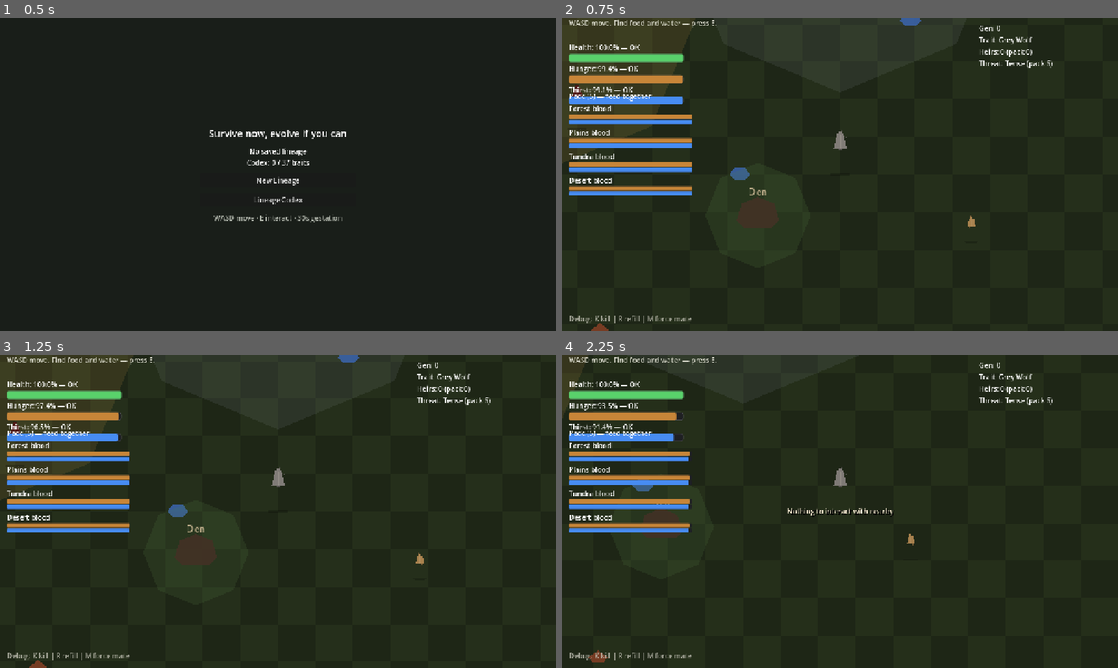
Above: before the commit, frames 1-4 (two rows, left to right).
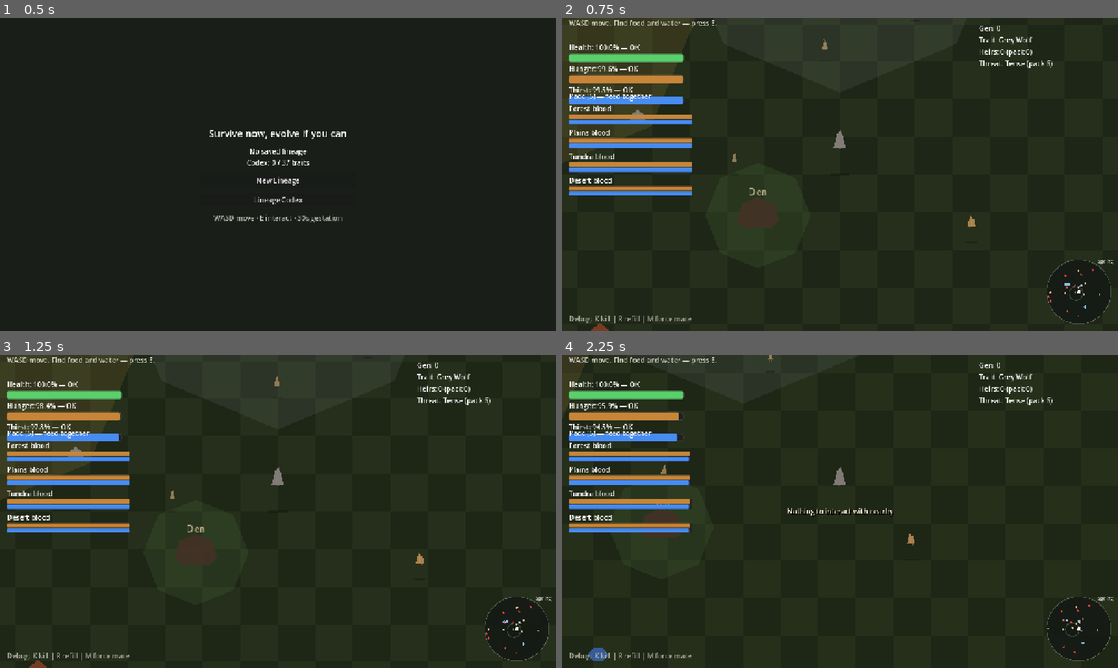
Above: after the commit, the same moments.

Repository: pettersonoaa/survive-evolve
Game: Godot game, scene res://scenes/ui/main_menu.tscn
The game is run twice, just before and just after one commit, with the same random seed, the same clock (stepped at 60 frames per second) and the same inputs.
Inputs:
- Up to frame 1 (0.5 s): no input
- Up to frame 2 (0.75 s): click "New Lineage" at 0.5 s
- Up to frame 3 (1.25 s): no input
- Up to frame 4 (2.25 s): tap E (interact) at 1.25, 2.1 s; hold D (move_right) 1.28-2.03 s; hold E (interact) 1.28-2.03 s; hold S (move_down) from 2.03 s (still down)

Frame 1 is identical in both runs. In frame 2, 0.5% of the frame differs, in the area x 1-100%, y 0-98%; in frame 3, 0.5%; in frame 4, 0.5%.

Commit message:
Add Phase 4b polish: balance, art sheet, minimap, and world systems (STEP-39-42).
Tune survival constants, generate wolf sprite sheet, add minimap with pup badges, and ship hare prey plus season and territory managers.

Co-authored-by: Cursor <cursoragent@cursor.com>

Diff:
--- /dev/null
+++ b/scenes/creatures/hare_prey.tscn
@@ -0,0 +1,8 @@
+[gd_scene load_steps=3 format=3 uid="uid://hare_prey_scene"]
+
+[ext_resource type="PackedScene" uid="uid://prey_animal_scene" path="res://scenes/creatures/prey_animal.tscn" id="1_prey"]
+[ext_resource type="Script" path="res://scripts/creatures/prey_animal.gd" id="2_script"]
+
+[node name="HarePrey" instance=ExtResource("1_prey")]
+script = ExtResource("2_script")
+prey_kind = 1
--- /dev/null
+++ b/scenes/ui/minimap.tscn
@@ -0,0 +1,30 @@
+[gd_scene load_steps=2 format=3 uid="uid://minimap_hud"]
+
+[ext_resource type="Script" path="res://scripts/ui/minimap.gd" id="1_script"]
+
+[node name="Minimap" type="Control"]
+custom_minimum_size = Vector2(156, 156)
+layout_mode = 3
+anchors_preset = 3
+anchor_left = 1.0
+anchor_top = 1.0
+anchor_right = 1.0
+anchor_bottom = 1.0
+offset_left = -168.0
+offset_top = -168.0
+offset_right = -12.0
+offset_bottom = -12.0
+grow_horizontal = 0
+grow_vertical = 0
+script = ExtResource("1_script")
+
+[node name="Panel" type="VBoxContainer" parent="."]
+layout_mode = 0
+offset_right = 156.0
+offset_bottom = 156.0
+
+[node name="SeasonLabel" type="Label" parent="Panel"]
+layout_mode = 2
+theme_override_font_sizes/font_size = 11
+text = "Spring"
+horizontal_alignment = 2
--- a/scenes/world.tscn
+++ b/scenes/world.tscn
@@ -12,6 +12,7 @@
 [ext_resource type="PackedScene" uid="uid://water_source" path="res://scenes/resources/water_source.tscn" id="9_water"]
 [ext_resource type="PackedScene" uid="uid://food_carcass" path="res://scenes/resources/food_carcass.tscn" id="10_food"]
 [ext_resource type="PackedScene" uid="uid://prey_animal_scene" path="res://scenes/creatures/prey_animal.tscn" id="22_prey"]
+[ext_resource type="PackedScene" uid="uid://hare_prey_scene" path="res://scenes/creatures/hare_prey.tscn" id="30_hare"]
 [ext_resource type="PackedScene" uid="uid://wolf_den" path="res://scenes/resources/wolf_den.tscn" id="23_den"]
 [ext_resource type="PackedScene" uid="uid://biome_zone" path="res://scenes/world/biome_zone.tscn" id="24_biome"]
 [ext_resource type="PackedScene" uid="uid://needs_hud" path="res://scenes/ui/needs_hud.tscn" id="11_needs"]
@@ -29,6 +30,9 @@
 [ext_resource type="PackedScene" uid="uid://toast_layer" path="res://scenes/ui/toast_layer.tscn" id="18_toast"]
 [ext_resource type="PackedScene" uid="uid://interact_hint" path="res://scenes/ui/interact_hint.tscn" id="19_interact"]
 [ext_resource type="PackedScene" uid="uid://onboarding_hint" path="res://scenes/ui/onboarding_hint.tscn" id="20_onboard"]
+[ext_resource type="Script" path="res://scripts/systems/season_manager.gd" id="31_season"]
+[ext_resource type="Script" path="res://scripts/systems/territory_manager.gd" id="32_territory"]
+[ext_resource type="PackedScene" uid="uid://minimap_hud" path="res://scenes/ui/minimap.tscn" id="33_minimap"]
 
 [node name="World" type="Node2D"]
 script = ExtResource("1_world")
@@ -109,6 +113,15 @@
 [node name="DeerD" parent="WorldContent/YSort" instance=ExtResource("22_prey")]
 position = Vector2(380, -120)
 
+[node name="HareA" parent="WorldContent/YSort" instance=ExtResource("30_hare")]
+position = Vector2(60, 40)
+
+[node name="HareB" parent="WorldContent/YSort" instance=ExtResource("30_hare")]
+position = Vector2(-240, -60)
+
+[node name="HareC" parent="WorldContent/YSort" instance=ExtResource("30_hare")]
+position = Vector2(440, 80)
+
 [node name="WaterA" parent="WorldContent/YSort" instance=ExtResource("9_water")]
 position = Vector2(120, -120)
 
@@ -201,6 +214,12 @@
 [node name="PackNeedsManager" type="Node" parent="."]
 script = ExtResource("28_pack_needs")
 
+[node name="SeasonManager" type="Node" parent="."]
+script = ExtResource("31_season")
+
+[node name="TerritoryManager" type="Node" parent="."]
+script = ExtResource("32_territory")
+
 [node name="UI" type="CanvasLayer" parent="."]
 
 [node name="OnboardingHint" parent="UI" instance=ExtResource("20_onboard")]
@@ -213,6 +232,8 @@
 
 [node name="LineageHUD" parent="UI" instance=ExtResource("12_lineage")]
 
+[node name="Minimap" parent="UI" instance=ExtResource("33_minimap")]
+
 [node name="GameOverScreen" parent="UI" instance=ExtResource("13_over")]
 
 [node name="HeirPicker" parent="UI" instance=ExtResource("14_heir")]
--- a/scripts/art/prey_sprite_factory.gd
+++ b/scripts/art/prey_sprite_factory.gd
@@ -36,6 +36,35 @@
 	return tex
 
 
+static func create_hare(body_color: Color, body_size: Vector2) -> ImageTexture:
+	var w := maxi(int(body_size.x), 8)
+	var h := maxi(int(body_size.y), 10)
+	var img := Image.create(w, h, false, Image.FORMAT_RGBA8)
+	img.fill(Color(0, 0, 0, 0))
+
+	var dark := body_color.darkened(0.28)
+	var light := body_color.lightened(0.1)
+	var cx := w / 2
+
+	for ear_x in [cx - 2, cx + 1]:
+		_paint(img, ear_x, 0, dark)
+		_paint(img, ear_x, 1, body_color)
+
+	for y in range(2, h - 2):
+		var half := int(lerpf(1.0, float(w) * 0.38, float(y) / float(h)))
+		for x in range(cx - half, cx + half + 1):
+			_paint(img, x, y, light if x == cx else body_color)
+
+	for leg_x in [cx - 2, cx + 2]:
+		_paint(img, leg_x, h - 2, dark)
+		_paint(img, leg_x, h - 1, dark)
+
+	_paint(img, cx + 2, 3, Color(1, 1, 1, 0.9))
+
+	var tex := ImageTexture.create_from_image(img)
+	return tex
+
+
 static func _paint(img: Image, x: int, y: int, color: Color) -> void:
 	if x < 0 or y < 0 or x >= img.get_width() or y >= img.get_height():
 		return
--- a/scripts/autoload/event_bus.gd
+++ b/scripts/autoload/event_bus.gd
@@ -15,4 +15,5 @@
 signal resource_depleted(node: Node)
 signal pack_assist_requested(attacker: Node, target: Node)
 signal heir_lifecycle_changed(heir: Node, stage: String)
+signal season_changed(season: String)
 signal ui_toast(message: String, seconds: float)
--- a/scripts/autoload/game_state.gd
+++ b/scripts/autoload/game_state.gd
@@ -7,6 +7,7 @@
 var pending_succession_after_gestation: bool = false
 var modal_ui_open: bool = false
 var run_seed: int = 0
+var current_season: String = "spring"
 
 
 var gestation_active: bool:
@@ -63,6 +64,7 @@
 	pending_succession_after_gestation = false
 	modal_ui_open = false
 	run_seed = 0
+	current_season = "spring"
 
 
 func register_heir(wolf: Node2D) -> void:
--- a/scripts/components/needs_component.gd
+++ b/scripts/components/needs_component.gd
@@ -45,6 +45,16 @@
 				decay_scale *= GameConstants.HEIR_INDEPENDENT_NEEDS_DECAY_MULT
 			elif son.life_stage == SonWolf.LifeStage.ROGUE:
 				decay_scale *= 0.75
+
+	var tree := wolf.get_tree() if wolf != null else null
+	if tree != null:
+		var season_mgr := tree.get_first_node_in_group("season_manager")
+		if season_mgr != null and season_mgr.has_method("get_needs_mult"):
+			decay_scale *= season_mgr.get_needs_mult()
+		var territory := tree.get_first_node_in_group("territory_manager")
+		if territory != null and territory.has_method("is_in_territory") and wolf is Node2D:
+			if territory.is_in_territory((wolf as Node2D).global_position):
+				decay_scale *= GameConstants.TERRITORY_NEEDS_MULT
 
 	hunger = maxf(hunger - hunger_decay_per_sec * metabolism * hunger_mult * decay_scale * delta, 0.0)
 	thirst = maxf(thirst - thirst_decay_per_sec * metabolism * thirst_mult * decay_scale * delta, 0.0)
--- a/scripts/creatures/predator_wolf.gd
+++ b/scripts/creatures/predator_wolf.gd
@@ -36,7 +36,12 @@
 	var dist := offset.length()
 	if dist < GameConstants.PREDATOR_AGGRO_RANGE and dist > 28.0:
 		_last_move_dir = offset.normalized()
-		global_position += offset.normalized() * stats.move_speed * chase_speed_mult * delta
+		var speed_mult := chase_speed_mult
+		var territory := get_tree().get_first_node_in_group("territory_manager")
+		if territory != null and territory.has_method("is_in_territory"):
+			if territory.is_in_territory(global_position):
+				speed_mult *= GameConstants.TERRITORY_PREDATOR_SPEED_MULT
+		global_position += offset.normalized() * stats.move_speed * speed_mult * delta
 	elif dist <= 28.0 and _cooldown <= 0.0:
 		_last_move_dir = Vector2.ZERO
 		target.take_damage(contact_damage, "predator")
--- a/scripts/creatures/prey_animal.gd
+++ b/scripts/creatures/prey_animal.gd
@@ -1,9 +1,12 @@
 extends Entity25D
 class_name PreyAnimal
+
+enum PreyKind { DEER, HARE }
 
 const _PreySprites = preload("res://scripts/art/prey_sprite_factory.gd")
 const _CarcassScene = preload("res://scenes/resources/food_carcass.tscn")
 
+@export var prey_kind: PreyKind = PreyKind.DEER
 @export var max_health: float = 30.0
 @export var food_yield: float = 40.0
 @export var wander_speed: float = 36.0
@@ -16,8 +19,7 @@
 
 
 func _ready() -> void:
-	body_color = Color(0.72, 0.58, 0.38)
-	body_size = Vector2(18.0, 24.0)
+	_apply_kind_defaults()
 	use_walk_animations = false
 	health = max_health
 	add_to_group("prey_animal")
@@ -25,8 +27,30 @@
 	_wander_timer = randf_range(1.5, 3.0)
 
 
+func _apply_kind_defaults() -> void:
+	match prey_kind:
+		PreyKind.HARE:
+			body_color = Color(0.62, 0.55, 0.42)
+			body_size = Vector2(14.0, 18.0)
+			max_health = 18.0
+			food_yield = 22.0
+			wander_speed = 48.0
+			flee_speed = 130.0
+		_:
+			body_color = Color(0.72, 0.58, 0.38)
+			body_size = Vector2(18.0, 24.0)
+			max_health = 30.0
+			food_yield = 40.0
+			wander_speed = 36.0
+			flee_speed = 105.0
+
+
 func _apply_body_sprite() -> void:
-	var tex := _PreySprites.create(body_color, body_size)
+	var tex: Texture2D
+	if prey_kind == PreyKind.HARE:
+		tex = _PreySprites.create_hare(body_color, body_size)
+	else:
+		tex = _PreySprites.create(body_color, body_size)
 	var frames := SpriteFrames.new()
 	frames.add_animation(&"idle")
 	frames.add_frame(&"idle", tex)
@@ -58,9 +82,13 @@
 	global_position += _wander_dir * wander_speed * delta
 
 
+func _flee_range() -> float:
+	return GameConstants.HARE_FLEE_RANGE if prey_kind == PreyKind.HARE else GameConstants.PREY_FLEE_RANGE
+
+
 func _nearest_threat() -> Node2D:
 	var best: Node2D = null
-	var best_dist := GameConstants.PREY_FLEE_RANGE
+	var best_dist := _flee_range()
 	if GameState.player_wolf != null and is_instance_valid(GameState.player_wolf):
 		var player := GameState.player_wolf
 		if not player.get("is_dead"):
@@ -101,7 +129,8 @@
 	set_process(false)
 	modulate = Color(0.5, 0.5, 0.5, 0.4)
 	_spawn_carcass()
-	EventBus.ui_toast.emit("Prey down — press E to feed", 2.0)
+	var label := "Hare" if prey_kind == PreyKind.HARE else "Prey"
+	EventBus.ui_toast.emit("%s down — press E to feed" % label, 2.0)
 	queue_free()
 
 
--- a/scripts/creatures/son_wolf.gd
+++ b/scripts/creatures/son_wolf.gd
@@ -15,6 +15,7 @@
 var _wander_timer := 0.0
 var _rogue_attack_cooldown := 0.0
 var _independent_age_seconds := 0.0
+var _stage_badge: Label = null
 
 
 func _ready() -> void:
@@ -28,6 +29,12 @@
 	add_to_group("pack_member")
 	_wander_timer = randf_range(2.0, 4.0)
 	EventBus.pack_assist_requested.connect(_on_pack_assist_requested)
+	_stage_badge = Label.new()
+	_stage_badge.add_theme_font_size_override("font_size", 9)
+	_stage_badge.horizontal_alignment = HORIZONTAL_ALIGNMENT_CENTER
+	_stage_badge.mouse_filter = Control.MOUSE_FILTER_IGNORE
+	_visual.add_child(_stage_badge)
+	_update_stage_badge()
 
 
 func setup_from_birth(birth_stats: WolfStats, node_id: String, partner_genes: WolfGenes) -> void:
@@ -89,6 +96,7 @@
 	super._process(delta)
 	if life_stage == LifeStage.PUP:
 		_apply_growth_visual()
+	_update_stage_badge()
 
 
 func _check_lifecycle_transitions() -> void:
@@ -135,6 +143,25 @@
 			add_to_group("rogue_heir")
 	if emit_signal:
 		EventBus.heir_lifecycle_changed.emit(self, get_life_stage_label())
+	_update_stage_badge()
+
+
+func _update_stage_badge() -> void:
+	if _stage_badge == null:
+		return
+	match life_stage:
+		LifeStage.PUP:
+			_stage_badge.text = "Pup"
+			_stage_badge.modulate = Color(0.78, 0.9, 0.55)
+		LifeStage.INDEPENDENT:
+			_stage_badge.text = "Young"
+			_stage_badge.modulate = Color(0.75, 0.78, 0.88)
+		LifeStage.ROGUE:
+			_stage_badge.text = "Rogue"
+			_stage_badge.modulate = Color(0.95, 0.4, 0.35)
+		_:
+			_stage_badge.text = ""
+	_stage_badge.position = Vector2(-body_size.x * 0.35, -body_size.y - 14.0)
 
 
 func _apply_growth_visual() -> void:
--- a/scripts/game_constants.gd
+++ b/scripts/game_constants.gd
@@ -8,33 +8,40 @@
 const PARTNER_GESTATION_STOP_RANGE := 44.0
 const PARTNER_GESTATION_FOLLOW_SPEED := 78.0
 const PARTNER_OFFSPRING_RANGE := 72.0
-const PACK_SIZE_DECAY_SCALE := 0.12
+const PACK_SIZE_DECAY_SCALE := 0.09
 const PACK_FEED_SHARE := 1.0
 const PARTNER_NEEDS_DECAY_MULT := 0.85
 const PREDATOR_PER_PACK_MEMBER := 1
 const PREDATOR_AGGRO_RANGE := 200.0
-const PREDATOR_BASE_COUNT := 6
-const PREDATOR_MAX_COUNT := 10
+const PREDATOR_BASE_COUNT := 5
+const PREDATOR_MAX_COUNT := 12
 const PREY_FLEE_RANGE := 150.0
+const HARE_FLEE_RANGE := 180.0
 const GESTATION_SECONDS := 30.0
 const LITTER_SIZE_MIN := 1
 const LITTER_SIZE_MAX := 3
 const DEN_SAFE_RADIUS := 90.0
 const DEN_STAY_RANGE := 220.0
 const DEN_NEEDS_DECAY_MULT := 0.3
+const TERRITORY_RADIUS := 320.0
+const TERRITORY_NEEDS_MULT := 0.82
+const TERRITORY_PREDATOR_SPEED_MULT := 0.72
 const RESOURCE_RESPAWN_SECONDS := 90.0
 const DAY_CYCLE_SECONDS := 180.0
-const GENERATION_DAMAGE_SCALE := 0.08
-const GENERATION_SPEED_SCALE := 0.04
-const GENERATION_NEEDS_SCALE := 0.03
-const PLAYER_NEEDS_DECAY_MULT := 1.75
-const HEIR_NEEDS_DECAY_MULT := 0.4
-const HEIR_INDEPENDENCE_SECONDS := 50.0
-const HEIR_ROGUE_AFTER_INDEPENDENCE_SECONDS := 70.0
+const SEASON_CYCLE_SECONDS := 120.0
+const GENERATION_DAMAGE_SCALE := 0.07
+const GENERATION_SPEED_SCALE := 0.035
+const GENERATION_NEEDS_SCALE := 0.028
+const PLAYER_NEEDS_DECAY_MULT := 1.6
+const HEIR_NEEDS_DECAY_MULT := 0.38
+const HEIR_INDEPENDENCE_SECONDS := 60.0
+const HEIR_ROGUE_AFTER_INDEPENDENCE_SECONDS := 90.0
 const HEIR_INDEPENDENT_WANDER_MULT := 0.55
-const HEIR_INDEPENDENT_NEEDS_DECAY_MULT := 1.0
-const HEIR_ROGUE_DAMAGE := 14.0
-const HEIR_ROGUE_ATTACK_COOLDOWN := 1.1
+const HEIR_INDEPENDENT_NEEDS_DECAY_MULT := 0.92
+const HEIR_ROGUE_DAMAGE := 13.0
+const HEIR_ROGUE_ATTACK_COOLDOWN := 1.15
 const ATTACK_COOLDOWN := 0.55
+const MINIMAP_RADIUS := 1500.0
+const MINIMAP_SIZE := 148.0
 ## Prototype toggle: no hunger/thirst gate for mating.
 const MATE_REQUIRES_FED := false
--- /dev/null
+++ b/scripts/systems/season_manager.gd
@@ -0,0 +1,47 @@
+extends Node
+
+const SEASONS := ["spring", "summer", "autumn", "winter"]
+const SEASON_LABELS := {
+	"spring": "Spring",
+	"summer": "Summer",
+	"autumn": "Autumn",
+	"winter": "Winter",
+}
+const SEASON_NEEDS_MULT := {
+	"spring": 0.92,
+	"summer": 1.05,
+	"autumn": 1.0,
+	"winter": 1.18,
+}
+
+var _timer := 0.0
+
+
+func _ready() -> void:
+	add_to_group("season_manager")
+	GameState.current_season = "spring"
+
+
+func _process(delta: float) -> void:
+	_timer += delta
+	if _timer >= GameConstants.SEASON_CYCLE_SECONDS:
+		_timer = 0.0
+		_advance_season()
+
+
+func get_needs_mult() -> float:
+	return SEASON_NEEDS_MULT.get(GameState.current_season, 1.0)
+
+
+func get_display_name() -> String:
+	return SEASON_LABELS.get(GameState.current_season, "Spring")
+
+
+func _advance_season() -> void:
+	var idx := SEASONS.find(GameState.current_season)
+	if idx < 0:
+		idx = 0
+	idx = (idx + 1) % SEASONS.size()
+	GameState.current_season = SEASONS[idx]
+	EventBus.season_changed.emit(GameState.current_season)
+	EventBus.ui_toast.emit("Season: %s" % get_display_name(), 2.5)
--- /dev/null
+++ b/scripts/systems/territory_manager.gd
@@ -0,0 +1,28 @@
+extends Node
+
+var _den: Node2D = null
+
+
+func _ready() -> void:
+	add_to_group("territory_manager")
+	call_deferred("_bind_den")
+
+
+func _bind_den() -> void:
+	_den = InteractUtils.find_den(get_tree())
+
+
+func is_in_territory(global_pos: Vector2) -> bool:
+	if _den == null or not is_instance_valid(_den):
+		_den = InteractUtils.find_den(get_tree())
+	if _den == null:
+		return false
+	return _den.global_position.distance_to(global_pos) <= GameConstants.TERRITORY_RADIUS
+
+
+func get_center() -> Vector2:
+	if _den == null or not is_instance_valid(_den):
+		_den = InteractUtils.find_den(get_tree())
+	if _den == null:
+		return Vector2.ZERO
+	return _den.global_position
--- a/scripts/systems/world_generator.gd
+++ b/scripts/systems/world_generator.gd
@@ -3,6 +3,7 @@
 
 const SCATTER_RADIUS := 1500.0
 const _PredatorScene := preload("res://scenes/creatures/predator_wolf.tscn")
+const _HareScene := preload("res://scenes/creatures/hare_prey.tscn")
 
 
 static func scatter(world: Node2D, seed_val: int) -> void:
@@ -13,6 +14,7 @@
 		return
 
 	ensure_predators(world, seed_val)
+	ensure_hares(world, seed_val)
 
 	for child in ysort.get_children():
 		if child is FoodCarcass:
@@ -56,6 +58,33 @@
 		predator.name = _predator_name(name_index)
 		ysort.add_child(predator)
 		predator.global_position = _random_point(rng, 320.0)
+		living += 1
+
+
+static func ensure_hares(world: Node2D, seed_val: int) -> void:
+	var ysort := world.get_node_or_null("WorldContent/YSort") as Node2D
+	if ysort == null:
+		return
+
+	var rng := RandomNumberGenerator.new()
+	rng.seed = seed_val ^ 0x48A3
+	var living := 0
+	var name_index := 0
+	for child in ysort.get_children():
+		if child is PreyAnimal and (child as PreyAnimal).prey_kind == PreyAnimal.PreyKind.HARE:
+			living += 1
+			if child.name.begins_with("Hare"):
+				var suffix := child.name.trim_prefix("Hare")
+				if suffix.is_valid_int():
+					name_index = maxi(name_index, int(suffix))
+
+	var target := 5
+	while living < target:
+		name_index += 1
+		var hare := _HareScene.instantiate() as PreyAnimal
+		hare.name = "Hare%d" % name_index
+		ysort.add_child(hare)
+		hare.global_position = _random_point(rng, 80.0)
 		living += 1
 
 
--- /dev/null
+++ b/scripts/tools/generate_wolf_sheet.gd
@@ -0,0 +1,53 @@
+extends SceneTree
+
+## Run: godot --path . --headless -s res://scripts/tools/generate_wolf_sheet.gd
+
+const _Factory = preload("res://scripts/art/wolf_sprite_factory.gd")
+const OUTPUT := "res://assets/sprites/wolf/wolf_sheet.png"
+const BODY_COLOR := Color(0.55, 0.55, 0.58)
+const BODY_SIZE := Vector2(26.0, 42.0)
+const CELL_W := 28
+const CELL_H := 44
+const IDLE_FRAMES := 4
+const WALK_FRAMES := 4
+
+
+func _initialize() -> void:
+	_generate()
+	quit()
+
+
+func _generate() -> void:
+	var sheet := Image.create(CELL_W * (IDLE_FRAMES + WALK_FRAMES), CELL_H, false, Image.FORMAT_RGBA8)
+	sheet.fill(Color(0, 0, 0, 0))
+
+	for i in IDLE_FRAMES:
+		var bob := sin(float(i) / float(IDLE_FRAMES) * TAU) * 1.0
+		var tex := _Factory.create(BODY_COLOR, BODY_SIZE + Vector2(0, bob))
+		_blit(sheet, tex, i * CELL_W, 0)
+
+	for i in WALK_FRAMES:
+		var sway := sin(float(i) / float(WALK_FRAMES) * TAU) * 2.0
+		var tex := _Factory.create(BODY_COLOR, BODY_SIZE + Vector2(absf(sway) * 0.15, 0.0), int(sway))
+		_blit(sheet, tex, (IDLE_FRAMES + i) * CELL_W, 0)
+
+	var err := sheet.save_png(ProjectSettings.globalize_path(OUTPUT))
+	if err != OK:
+		push_error("Failed to write wolf_sheet.png (%s)" % err)
+	else:
+		print("Wrote ", OUTPUT)
+
+
+func _blit(sheet: Image, tex: Texture2D, ox: int, oy: int) -> void:
+	var img := tex.get_image()
+	if img == null:
+		return
+	for y in img.get_height():
+		for x in img.get_width():
+			var c := img.get_pixel(x, y)
+			if c.a <= 0.01:
+				continue
+			var tx := ox + x
+			var ty := oy + y
+			if tx >= 0 and ty >= 0 and tx < sheet.get_width() and ty < sheet.get_height():
+				sheet.set_pixel(tx, ty, c)
--- /dev/null
+++ b/scripts/ui/minimap.gd
@@ -0,0 +1,91 @@
+extends Control
+
+const COLOR_PLAYER := Color(0.9, 0.9, 0.95)
+const COLOR_PARTNER := Color(0.55, 0.75, 0.95)
+const COLOR_PUP := Color(0.75, 0.85, 0.55)
+const COLOR_ROGUE := Color(0.95, 0.35, 0.3)
+const COLOR_PREDATOR := Color(0.85, 0.25, 0.25)
+const COLOR_PREY := Color(0.85, 0.7, 0.45)
+const COLOR_TERRITORY := Color(0.45, 0.65, 0.45, 0.35)
+
+@onready var _season_label: Label = $Panel/SeasonLabel
+
+
+func _ready() -> void:
+	EventBus.season_changed.connect(func(_s): queue_redraw())
+	mouse_filter = Control.MOUSE_FILTER_IGNORE
+
+
+func _process(_delta: float) -> void:
+	if _season_label != null:
+		var season_mgr := get_tree().get_first_node_in_group("season_manager")
+		if season_mgr != null and season_mgr.has_method("get_display_name"):
+			_season_label.text = season_mgr.get_display_name()
+	queue_redraw()
+
+
+func _draw() -> void:
+	var center := size * 0.5
+	var radius := minf(size.x, size.y) * 0.5 - 4.0
+	draw_circle(center, radius, Color(0.08, 0.1, 0.08, 0.88))
+	draw_arc(center, radius, 0.0, TAU, 48, Color(0.35, 0.38, 0.32), 1.5)
+
+	var player := GameState.player_wolf
+	if player == null or not is_instance_valid(player):
+		return
+
+	var origin: Vector2 = player.global_position
+	_draw_territory_ring(center, origin, radius)
+	_draw_entities(center, origin, radius)
+
+
+func _draw_territory_ring(center: Vector2, origin: Vector2, map_radius: float) -> void:
+	var territory := get_tree().get_first_node_in_group("territory_manager")
+	if territory == null or not territory.has_method("get_center"):
+		return
+	var den_center: Vector2 = territory.get_center()
+	var rel := den_center - origin
+	if rel.length() > GameConstants.MINIMAP_RADIUS + GameConstants.TERRITORY_RADIUS:
+		return
+	var scale := map_radius / GameConstants.MINIMAP_RADIUS
+	var dot := center + rel * scale
+	var ring_r := GameConstants.TERRITORY_RADIUS * scale
+	draw_arc(dot, ring_r, 0.0, TAU, 32, COLOR_TERRITORY, 2.0)
+
+
+func _draw_entities(center: Vector2, origin: Vector2, map_radius: float) -> void:
+	_plot_dot(center, origin, origin, map_radius, COLOR_PLAYER, 4.0)
+
+	for node in get_tree().get_nodes_in_group("partner_wolf"):
+		if node is PartnerWolf and is_instance_valid(node) and not node.is_dead:
+			_plot_dot(center, origin, node.global_position, map_radius, COLOR_PARTNER, 3.0)
+
+	for heir in GameState.get_living_heirs():
+		if heir is SonWolf and is_instance_valid(heir) and not heir.is_dead:
+			var son := heir as SonWolf
+			var col := COLOR_ROGUE if son.is_hostile() else (COLOR_PUP if son.is_pack_dependent() else Color(0.7, 0.72, 0.78))
+			_plot_dot(center, origin, son.global_position, map_radius, col, 3.0)
+
+	for node in get_tree().get_nodes_in_group("predator_wolf"):
+		if node is PredatorWolf and is_instance_valid(node) and not node.is_dead:
+			_plot_dot(center, origin, node.global_position, map_radius, COLOR_PREDATOR, 2.5)
+
+	for node in get_tree().get_nodes_in_group("prey_animal"):
+		if is_instance_valid(node) and not node.get("is_dead"):
+			_plot_dot(center, origin, node.global_position, map_radius, COLOR_PREY, 2.0)
+
+
+func _plot_dot(
+	center: Vector2,
+	origin: Vector2,
+	world_pos: Vector2,
+	map_radius: float,
+	color: Color,
+	dot_radius: float,
+) -> void:
+	var rel := world_pos - origin
+	if rel.length() > GameConstants.MINIMAP_RADIUS:
+		return
+	var scale := map_radius / GameConstants.MINIMAP_RADIUS
+	var dot := center + rel * scale
+	draw_circle(dot, dot_radius, color)
Binary file added: assets/sprites/wolf/wolf_sheet.png
Not shown: 1 places in scenes/world.tscn that only renumber resources
Not shown, added: docs/BALANCE.md
Not shown, changed: docs/PROTOTYPE_PLAN.md
Not shown, changed: docs/PROTOTYPE_STATUS.md
